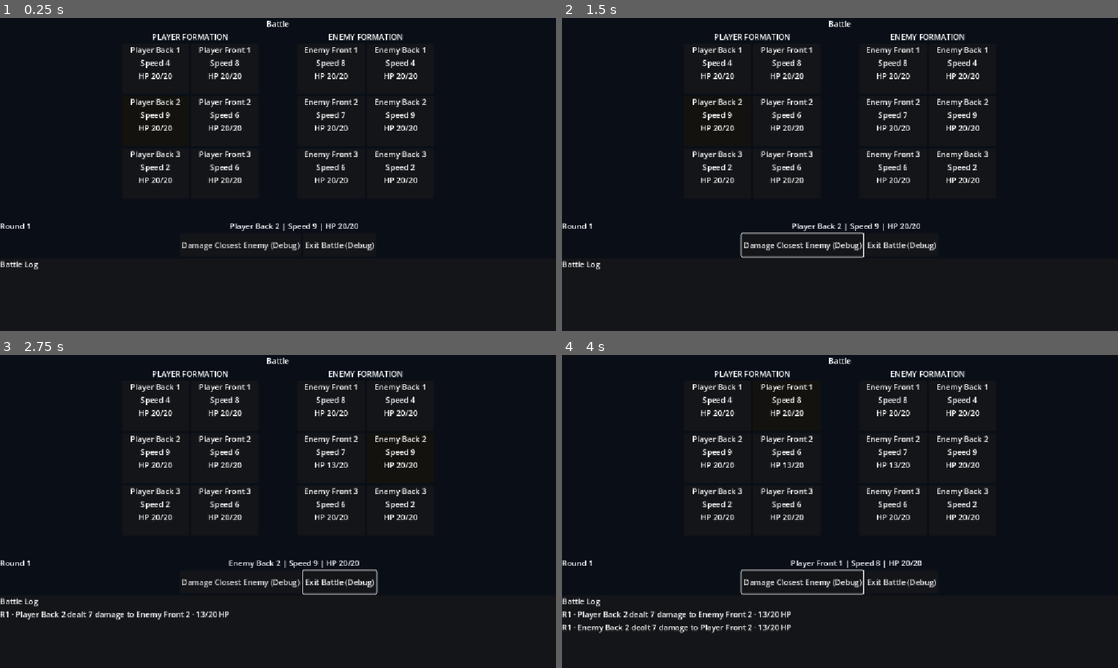
Above: before the commit, frames 1-4 (two rows, left to right).
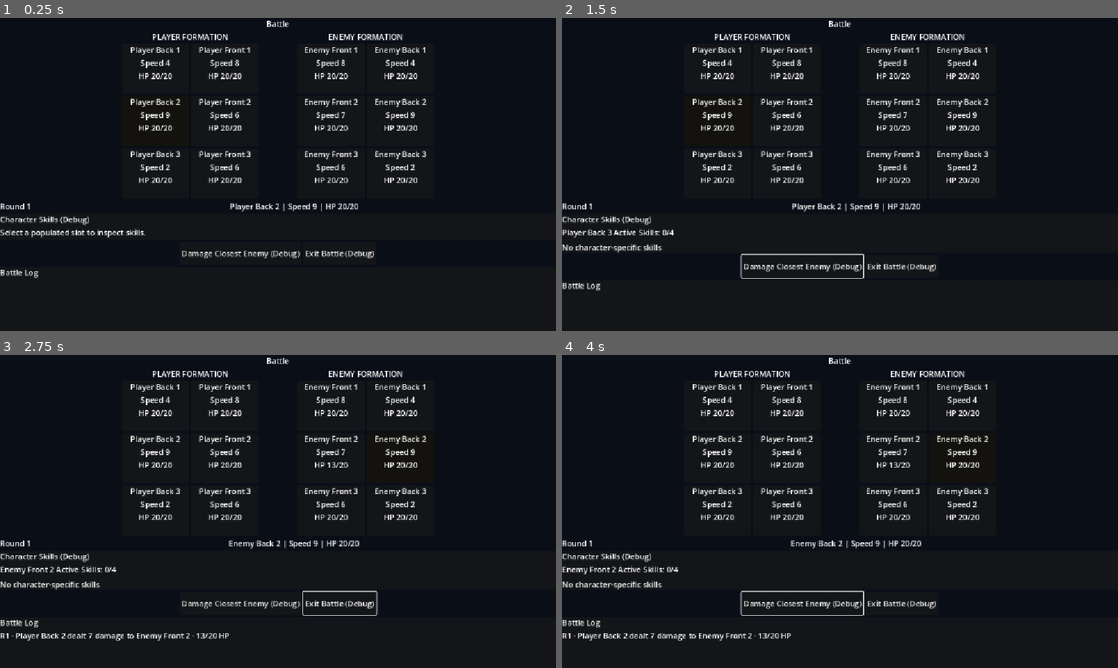
Above: after the commit, the same moments.

Repository: Poostaq/two-dimensional-experiment
Game: Godot game, scene res://Scenes/battle_arena.tscn
The game is run twice, just before and just after one commit, with the same random seed, the same clock (stepped at 60 frames per second) and the same inputs. This scene is started directly instead of the project's main scene.
Inputs (mouse positions are in pixels of both pictures, inside the frame that each line leads up to):
- Up to frame 1 (0.25 s): no input
- Up to frame 2 (1.5 s): tap Enter at 0.5, 0.6 s; move the mouse to (962, 158) at 0.52 s; hold Right 0.53-1.28 s; click (962, 158) at 0.67 s; tap Space at 0.77, 1.25 s; move the mouse to (728, 190) at 1.27 s; hold Down from 1.28 s (still down); tap Tab at 1.35 s; click (728, 190) at 1.42 s
- Up to frame 3 (2.75 s): tap Space at 1.52 s; move the mouse to (333, 442) at 2.02 s; release Down at 2.03 s; hold Right from 2.03 s (still down); tap Shift at 2.1 s; click (333, 442) at 2.17 s
- Up to frame 4 (4 s): move the mouse to (812, 574) at 2.77 s; release Right at 2.78 s; hold Up 2.78-3.53 s; tap Ctrl at 2.85 s; click (812, 574) at 2.92 s; move the mouse to (1006, 558) at 3.52 s; hold Left from 3.53 s (still down); tap Alt at 3.6 s; click (1006, 558) at 3.67 s

The runs differ from the first frame. In frame 1, 2.3% of the frame differs, in the area x 0-68%, y 59-84%; in frame 2, 3.0%; in frame 3, 3.8%; in frame 4, 4.4%, in the area x 0-68%, y 34-92%.

Commit message:
feat: add AC2.6 character skill inspection

Diff:
--- a/Scenes/battle_arena.tscn
+++ b/Scenes/battle_arena.tscn
@@ -455,6 +455,50 @@
 text = "No active units"
 horizontal_alignment = 1
 
+[node name="SkillInspectorPanel" type="PanelContainer" parent="Margin/VBox" unique_id=1884290476]
+unique_name_in_owner = true
+layout_mode = 2
+
+[node name="SkillInspectorContent" type="VBoxContainer" parent="Margin/VBox/SkillInspectorPanel" unique_id=358593966]
+layout_mode = 2
+
+[node name="SkillInspectorTitleLabel" type="Label" parent="Margin/VBox/SkillInspectorPanel/SkillInspectorContent" unique_id=266280407]
+unique_name_in_owner = true
+layout_mode = 2
+text = "Character Skills (Debug)"
+
+[node name="SkillInspectorPromptLabel" type="Label" parent="Margin/VBox/SkillInspectorPanel/SkillInspectorContent" unique_id=1424856640]
+unique_name_in_owner = true
+layout_mode = 2
+text = "Select a populated slot to inspect skills."
+
+[node name="SkillInspectorHeader" type="HBoxContainer" parent="Margin/VBox/SkillInspectorPanel/SkillInspectorContent" unique_id=225424495]
+unique_name_in_owner = true
+visible = false
+layout_mode = 2
+
+[node name="SkillInspectorUnitNameLabel" type="Label" parent="Margin/VBox/SkillInspectorPanel/SkillInspectorContent/SkillInspectorHeader" unique_id=1996365712]
+unique_name_in_owner = true
+layout_mode = 2
+
+[node name="SkillInspectorStatusLabel" type="Label" parent="Margin/VBox/SkillInspectorPanel/SkillInspectorContent/SkillInspectorHeader" unique_id=1013079525]
+unique_name_in_owner = true
+layout_mode = 2
+
+[node name="SkillInspectorCountLabel" type="Label" parent="Margin/VBox/SkillInspectorPanel/SkillInspectorContent/SkillInspectorHeader" unique_id=2035893567]
+unique_name_in_owner = true
+layout_mode = 2
+
+[node name="SkillInspectorSkills" type="VBoxContainer" parent="Margin/VBox/SkillInspectorPanel/SkillInspectorContent" unique_id=1366332709]
+unique_name_in_owner = true
+layout_mode = 2
+
+[node name="SkillInspectorEmptyLabel" type="Label" parent="Margin/VBox/SkillInspectorPanel/SkillInspectorContent" unique_id=943690158]
+unique_name_in_owner = true
+visible = false
+layout_mode = 2
+text = "No character-specific skills"
+
 [node name="BattleResultPanel" type="PanelContainer" parent="Margin/VBox" unique_id=1316659299]
 unique_name_in_owner = true
 visible = false
--- a/Scripts/Battle/battle_arena.gd
+++ b/Scripts/Battle/battle_arena.gd
@@ -31,6 +31,13 @@
 @onready var _reward_empty_state_label: Label = %RewardEmptyStateLabel
 @onready var _reward_description_label: Label = %RewardDescriptionLabel
 @onready var _confirm_reward_button: Button = %ConfirmRewardButton
+@onready var _skill_inspector_prompt_label: Label = %SkillInspectorPromptLabel
+@onready var _skill_inspector_header: HBoxContainer = %SkillInspectorHeader
+@onready var _skill_inspector_unit_name_label: Label = %SkillInspectorUnitNameLabel
+@onready var _skill_inspector_status_label: Label = %SkillInspectorStatusLabel
+@onready var _skill_inspector_count_label: Label = %SkillInspectorCountLabel
+@onready var _skill_inspector_skills: VBoxContainer = %SkillInspectorSkills
+@onready var _skill_inspector_empty_label: Label = %SkillInspectorEmptyLabel
 
 var encounter_coordinate: Vector2i = Vector2i.ZERO
 var encounter_type: String = ""
@@ -48,6 +55,7 @@
 var _reward_options: Array[BattleRewardOption] = []
 var _selected_reward: BattleRewardOption
 var _reward_confirmation_latched: bool = false
+var _inspected_unit_id: StringName = &""
 
 
 func _ready() -> void:
@@ -78,6 +86,7 @@
 
 func configure_units(units: Array[BattleUnitState]) -> void:
 	_clear_reward_ui()
+	_clear_skill_inspector()
 	_feedback_generation += 1
 	_action_in_progress = false
 	_hovered_log_index = -1
@@ -149,6 +158,19 @@
 	exit_requested.emit()
 
 
+func get_inspected_unit_id() -> StringName:
+	return _inspected_unit_id
+
+
+func inspect_unit(unit_id: StringName) -> void:
+	var unit := get_unit_by_id(unit_id)
+	if not is_instance_valid(unit):
+		_clear_skill_inspector()
+		return
+	_inspected_unit_id = unit.unit_id
+	_refresh_skill_inspector()
+
+
 func get_unit_by_id(unit_id: StringName) -> BattleUnitState:
 	for unit: BattleUnitState in _units:
 		if is_instance_valid(unit) and unit.unit_id == unit_id:
@@ -225,19 +247,26 @@
 
 func _create_debug_units() -> Array[BattleUnitState]:
 	return [
-		BattleUnitState.new(&"player_0", "Player Front 1", BattleUnitState.Side.PLAYER, 0, 8),
+		BattleUnitState.new(&"player_0", "Player Front 1", BattleUnitState.Side.PLAYER, 0, 8, 20, _skill_roster([CharacterSkill.new(&"shield_bash", "Shield Bash", CharacterSkill.Kind.ACTIVE), CharacterSkill.new(&"frontline_guard", "Frontline Guard", CharacterSkill.Kind.PASSIVE)])),
 		BattleUnitState.new(&"player_1", "Player Front 2", BattleUnitState.Side.PLAYER, 1, 6),
-		BattleUnitState.new(&"player_2", "Player Front 3", BattleUnitState.Side.PLAYER, 2, 6),
+		BattleUnitState.new(&"player_2", "Player Front 3", BattleUnitState.Side.PLAYER, 2, 6, 20, _skill_roster([CharacterSkill.new(&"quick_step", "Quick Step", CharacterSkill.Kind.ACTIVE)])),
 		BattleUnitState.new(&"player_3", "Player Back 1", BattleUnitState.Side.PLAYER, 3, 4),
-		BattleUnitState.new(&"player_4", "Player Back 2", BattleUnitState.Side.PLAYER, 4, 9),
+		BattleUnitState.new(&"player_4", "Player Back 2", BattleUnitState.Side.PLAYER, 4, 9, 20, _skill_roster([CharacterSkill.new(&"quick_strike", "Quick Strike", CharacterSkill.Kind.ACTIVE), CharacterSkill.new(&"rally", "Rally", CharacterSkill.Kind.ACTIVE), CharacterSkill.new(&"evasion", "Evasion", CharacterSkill.Kind.PASSIVE), CharacterSkill.new(&"momentum", "Momentum", CharacterSkill.Kind.PASSIVE)])),
 		BattleUnitState.new(&"player_5", "Player Back 3", BattleUnitState.Side.PLAYER, 5, 2),
-		BattleUnitState.new(&"enemy_0", "Enemy Front 1", BattleUnitState.Side.ENEMY, 0, 8),
+		BattleUnitState.new(&"enemy_0", "Enemy Front 1", BattleUnitState.Side.ENEMY, 0, 8, 20, _skill_roster([CharacterSkill.new(&"savage_blow", "Savage Blow", CharacterSkill.Kind.ACTIVE), CharacterSkill.new(&"blood_scent", "Blood Scent", CharacterSkill.Kind.PASSIVE)])),
 		BattleUnitState.new(&"enemy_1", "Enemy Front 2", BattleUnitState.Side.ENEMY, 1, 7),
-		BattleUnitState.new(&"enemy_2", "Enemy Front 3", BattleUnitState.Side.ENEMY, 2, 6),
+		BattleUnitState.new(&"enemy_2", "Enemy Front 3", BattleUnitState.Side.ENEMY, 2, 6, 20, _skill_roster([CharacterSkill.new(&"brace", "Brace", CharacterSkill.Kind.PASSIVE)])),
 		BattleUnitState.new(&"enemy_3", "Enemy Back 1", BattleUnitState.Side.ENEMY, 3, 4),
-		BattleUnitState.new(&"enemy_4", "Enemy Back 2", BattleUnitState.Side.ENEMY, 4, 9),
+		BattleUnitState.new(&"enemy_4", "Enemy Back 2", BattleUnitState.Side.ENEMY, 4, 9, 20, _skill_roster([CharacterSkill.new(&"shadow_lunge", "Shadow Lunge", CharacterSkill.Kind.ACTIVE)])),
 		BattleUnitState.new(&"enemy_5", "Enemy Back 3", BattleUnitState.Side.ENEMY, 5, 2),
 	]
+
+
+func _skill_roster(values: Array) -> Array[CharacterSkill]:
+	var roster: Array[CharacterSkill] = []
+	for value: Variant in values:
+		roster.append(value as CharacterSkill)
+	return roster
 
 
 func _complete_battle(outcome: BattleOutcome.Type) -> void:
@@ -334,6 +363,20 @@
 		slot.set_meta("slot_index", slot_index)
 		slot.set_meta("is_current_unit", false)
 		slot.set_meta("highlight_role", &"neutral")
+		slot.set_meta("unit_id", &"")
+		var input_callable := Callable(self, "_on_slot_gui_input").bind(slot)
+		if not slot.gui_input.is_connected(input_callable):
+			slot.gui_input.connect(input_callable)
+
+
+func _on_slot_gui_input(event: InputEvent, slot: Control) -> void:
+	var click := event as InputEventMouseButton
+	if click == null or click.button_index != MOUSE_BUTTON_LEFT or not click.pressed:
+		return
+	var unit_id := slot.get_meta("unit_id", &"") as StringName
+	if unit_id.is_empty():
+		return
+	inspect_unit(unit_id)
 
 
 func _refresh_context() -> void:
@@ -346,6 +389,7 @@
 func _refresh_turn_ui() -> void:
 	_round_label.text = "Round %d" % round_number
 	_render_units()
+	_refresh_skill_inspector()
 	_refresh_result_ui()
 	if is_battle_complete():
 		_current_unit_label.text = BattleOutcome.get_display_text(_battle_outcome)
@@ -383,12 +427,14 @@
 		name_label.text = "Unoccupied"
 		speed_label.text = "Speed —"
 		health_label.text = "HP —"
+		slot.set_meta("unit_id", &"")
 	for unit: BattleUnitState in _units:
 		if not is_instance_valid(unit):
 			continue
 		var slot := _get_slot_for_unit(unit)
 		if not is_instance_valid(slot):
 			continue
+		slot.set_meta("unit_id", unit.unit_id)
 		var name_label := slot.get_node("UnitInfo/UnitNameLabel") as Label
 		var speed_label := slot.get_node("UnitInfo/SpeedLabel") as Label
 		var health_label := slot.get_node("UnitInfo/HealthLabel") as Label
@@ -399,6 +445,43 @@
 			if unit.is_active()
 			else "Defeated — HP 0/%d" % unit.max_hp
 		)
+
+
+func _refresh_skill_inspector() -> void:
+	var unit := get_unit_by_id(_inspected_unit_id)
+	if not is_instance_valid(unit):
+		_clear_skill_inspector()
+		return
+	_clear_skill_rows()
+	_skill_inspector_prompt_label.visible = false
+	_skill_inspector_header.visible = true
+	_skill_inspector_unit_name_label.text = unit.display_name
+	_skill_inspector_status_label.text = "Active" if unit.is_active() else "Defeated"
+	_skill_inspector_count_label.text = "Skills: %d/%d" % [unit.skills.size(), BattleUnitState.MAX_CHARACTER_SKILLS]
+	_skill_inspector_empty_label.visible = unit.skills.is_empty()
+	for skill: CharacterSkill in unit.skills:
+		var row := Label.new()
+		row.text = "%s — %s" % [skill.display_name, "Active" if skill.kind == CharacterSkill.Kind.ACTIVE else "Passive"]
+		_skill_inspector_skills.add_child(row)
+
+
+func _clear_skill_inspector() -> void:
+	_inspected_unit_id = &""
+	if not is_node_ready():
+		return
+	_clear_skill_rows()
+	_skill_inspector_prompt_label.visible = true
+	_skill_inspector_header.visible = false
+	_skill_inspector_unit_name_label.text = ""
+	_skill_inspector_status_label.text = ""
+	_skill_inspector_count_label.text = ""
+	_skill_inspector_empty_label.visible = false
+
+
+func _clear_skill_rows() -> void:
+	for child: Node in _skill_inspector_skills.get_children():
+		_skill_inspector_skills.remove_child(child)
+		child.queue_free()
 
 
 func _refresh_highlights() -> void:
--- a/Scripts/Battle/battle_unit_state.gd
+++ b/Scripts/Battle/battle_unit_state.gd
@@ -7,6 +7,7 @@
 }
 
 const DEFAULT_MAX_HP := 20
+const MAX_CHARACTER_SKILLS := 4
 
 var unit_id: StringName
 var display_name: String
@@ -15,6 +16,7 @@
 var speed: int
 var max_hp: int
 var current_hp: int
+var skills: Array[CharacterSkill] = []
 
 
 func _init(
@@ -23,7 +25,8 @@
 	unit_side: int,
 	unit_slot_index: int,
 	unit_speed: int,
-	max_hp_value: int = DEFAULT_MAX_HP
+	max_hp_value: int = DEFAULT_MAX_HP,
+	unit_skills: Array[CharacterSkill] = []
 ) -> void:
 	unit_id = id
 	display_name = name
@@ -32,6 +35,25 @@
 	speed = unit_speed
 	max_hp = max_hp_value
 	current_hp = max_hp_value
+	assert(
+		is_valid_skill_roster(unit_skills),
+		"BattleUnitState requires zero to four unique, valid CharacterSkill entries."
+	)
+	skills = unit_skills.duplicate()
+
+
+static func is_valid_skill_roster(candidate: Array) -> bool:
+	if candidate.size() > MAX_CHARACTER_SKILLS:
+		return false
+	var seen_ids: Dictionary = {}
+	for entry: Variant in candidate:
+		if not is_instance_valid(entry) or not entry is CharacterSkill:
+			return false
+		var skill := entry as CharacterSkill
+		if seen_ids.has(skill.skill_id):
+			return false
+		seen_ids[skill.skill_id] = true
+	return true
 
 
 func is_active() -> bool:
--- /dev/null
+++ b/Scripts/Battle/character_skill.gd
@@ -0,0 +1,29 @@
+class_name CharacterSkill
+extends RefCounted
+
+enum Kind {
+	ACTIVE,
+	PASSIVE,
+}
+
+var skill_id: StringName
+var display_name: String
+var kind: Kind
+
+
+func _init(id: StringName, name: String, skill_kind: int) -> void:
+	assert(
+		is_valid_definition(id, name, skill_kind),
+		"CharacterSkill requires non-blank identity and an Active or Passive kind."
+	)
+	skill_id = id
+	display_name = name
+	kind = skill_kind
+
+
+static func is_valid_definition(id: StringName, name: String, skill_kind: int) -> bool:
+	return (
+		not String(id).strip_edges().is_empty()
+		and not name.strip_edges().is_empty()
+		and skill_kind in [Kind.ACTIVE, Kind.PASSIVE]
+	)
--- /dev/null
+++ b/Tests/Battle/test_ac2_6_character_skills.gd
@@ -0,0 +1,221 @@
+class_name Ac2_6CharacterSkillTests
+extends SceneTree
+
+const ARENA_PATH := "res://Scenes/battle_arena.tscn"
+const EXPECTED_TEST_COUNT := 13
+
+var _failures: Array[String] = []
+
+
+func _initialize() -> void:
+	call_deferred("_run")
+
+
+func _run() -> void:
+	_test_active_and_passive_identity()
+	_test_blank_definition_validation()
+	_test_invalid_kind_validation()
+	_test_zero_through_four_skills_are_valid()
+	_test_invalid_roster_elements_are_rejected()
+	_test_duplicate_and_oversized_rosters_are_rejected()
+	_test_roster_is_copied_for_both_sides()
+	await _test_exact_debug_fixtures()
+	await _test_persistent_inspector_scene_contract()
+	await _test_neutral_and_populated_inspection()
+	await _test_zero_skill_and_empty_slot_behavior()
+	await _test_reconfiguration_clears_inspection()
+	await _test_retained_defeat_updates_status()
+	_report()
+	quit(1 if not _failures.is_empty() else 0)
+
+
+func _test_active_and_passive_identity() -> void:
+	var active := CharacterSkill.new(&"shield_bash", "Shield Bash", CharacterSkill.Kind.ACTIVE)
+	var passive := CharacterSkill.new(&"frontline_guard", "Frontline Guard", CharacterSkill.Kind.PASSIVE)
+	_assert(active.skill_id == &"shield_bash" and active.display_name == "Shield Bash"
+		and active.kind == CharacterSkill.Kind.ACTIVE and passive.kind == CharacterSkill.Kind.PASSIVE,
+		"Typed skill identity", "valid definitions must preserve identity and kind")
+
+
+func _test_blank_definition_validation() -> void:
+	_assert(not CharacterSkill.is_valid_definition(&"", "Name", CharacterSkill.Kind.ACTIVE)
+		and not CharacterSkill.is_valid_definition(&" ", "Name", CharacterSkill.Kind.ACTIVE)
+		and not CharacterSkill.is_valid_definition(&"\t", "Name", CharacterSkill.Kind.ACTIVE)
+		and not CharacterSkill.is_valid_definition(&"valid", "", CharacterSkill.Kind.ACTIVE)
+		and not CharacterSkill.is_valid_definition(&"valid", " ", CharacterSkill.Kind.ACTIVE)
+		and not CharacterSkill.is_valid_definition(&"valid", "\t", CharacterSkill.Kind.ACTIVE),
+		"Blank definitions are invalid", "empty and whitespace-only values must be rejected")
+
+
+func _test_invalid_kind_validation() -> void:
+	_assert(not CharacterSkill.is_valid_definition(&"valid", "Valid", -1)
+		and not CharacterSkill.is_valid_definition(&"valid", "Valid", 2),
+		"Unknown kinds are invalid", "only Active and Passive are accepted")
+
+
+func _test_zero_through_four_skills_are_valid() -> void:
+	var valid := true
+	for count: int in 5:
+		valid = valid and BattleUnitState.is_valid_skill_roster(_skills(count))
+	_assert(valid, "Zero through four skills are valid", "all allowed sizes must pass")
+
+
+func _test_invalid_roster_elements_are_rejected() -> void:
+	var valid_skill := CharacterSkill.new(&"valid", "Valid", CharacterSkill.Kind.ACTIVE)
+	_assert(not BattleUnitState.is_valid_skill_roster([valid_skill, null])
+		and not BattleUnitState.is_valid_skill_roster([valid_skill, "wrong type"]),
+		"Invalid roster elements are rejected", "null and wrong-type entries reject the roster")
+
+
+func _test_duplicate_and_oversized_rosters_are_rejected() -> void:
+	var first := CharacterSkill.new(&"duplicate", "First", CharacterSkill.Kind.ACTIVE)
+	var second := CharacterSkill.new(&"duplicate", "Second", CharacterSkill.Kind.PASSIVE)
+	_assert(not BattleUnitState.is_valid_skill_roster([first, second])
+		and not BattleUnitState.is_valid_skill_roster(_skills(5)),
+		"Duplicate and oversized rosters are rejected", "duplicate IDs and a fifth skill are invalid")
+
+
+func _test_roster_is_copied_for_both_sides() -> void:
+	var source: Array[CharacterSkill] = _skills(2)
+	var player := BattleUnitState.new(&"player", "Player", BattleUnitState.Side.PLAYER, 0, 9, 20, source)
+	var enemy := BattleUnitState.new(&"enemy", "Enemy", BattleUnitState.Side.ENEMY, 0, 8, 20, source)
+	source.clear()
+	_assert(player.skills.size() == 2 and enemy.skills.size() == 2 and player.skills[0] == enemy.skills[0],
+		"Rosters are copied for both sides", "caller mutation must not alter either roster")
+
+
+func _test_exact_debug_fixtures() -> void:
+	var arena := await _instantiate_arena()
+	var expected := {
+		&"player_0": [[&"shield_bash", 0], [&"frontline_guard", 1]], &"player_1": [],
+		&"player_2": [[&"quick_step", 0]], &"player_3": [],
+		&"player_4": [[&"quick_strike", 0], [&"rally", 0], [&"evasion", 1], [&"momentum", 1]], &"player_5": [],
+		&"enemy_0": [[&"savage_blow", 0], [&"blood_scent", 1]], &"enemy_1": [],
+		&"enemy_2": [[&"brace", 1]], &"enemy_3": [], &"enemy_4": [[&"shadow_lunge", 0]], &"enemy_5": [],
+	}
+	var actual: Dictionary = {}
+	for unit_id: StringName in expected:
+		var unit := arena.call("get_unit_by_id", unit_id) as BattleUnitState
+		actual[unit_id] = _skill_signature(unit.skills) if is_instance_valid(unit) else null
+	_assert(actual == expected, "Exact debug fixtures", "all twelve fixture rosters must match")
+	_free_arena(arena)
+
+
+func _test_persistent_inspector_scene_contract() -> void:
+	var arena := await _instantiate_arena()
+	var panel := arena.get_node_or_null("%SkillInspectorPanel")
+	_assert(panel is PanelContainer and panel.owner != null
+		and arena.get_node_or_null("%SkillInspectorPromptLabel") is Label
+		and arena.get_node_or_null("%SkillInspectorUnitNameLabel") is Label
+		and arena.get_node_or_null("%SkillInspectorStatusLabel") is Label
+		and arena.get_node_or_null("%SkillInspectorCountLabel") is Label
+		and arena.get_node_or_null("%SkillInspectorSkills") is VBoxContainer
+		and arena.get_node_or_null("%SkillInspectorEmptyLabel") is Label,
+		"Persistent inspector scene contract", "the exact scene-owned subtree must exist")
+	_free_arena(arena)
+
+
+func _test_neutral_and_populated_inspection() -> void:
+	var arena := await _instantiate_arena()
+	var prompt := arena.get_node_or_null("%SkillInspectorPromptLabel") as Label
+	var neutral: bool = arena.call("get_inspected_unit_id") == &"" and prompt.visible
+	arena.call("inspect_unit", &"player_4")
+	var rows := arena.get_node_or_null("%SkillInspectorSkills") as VBoxContainer
+	var populated := (arena.get_node_or_null("%SkillInspectorUnitNameLabel") as Label).text == "Player Back 2"
+	populated = populated and (arena.get_node_or_null("%SkillInspectorCountLabel") as Label).text == "Skills: 4/4"
+	populated = populated and rows.get_child_count() == 4
+	arena.call("inspect_unit", &"enemy_0")
+	populated = populated and (arena.get_node_or_null("%SkillInspectorUnitNameLabel") as Label).text == "Enemy Front 1"
+	_assert(neutral and populated, "Neutral and populated inspection", "both sides must render from neutral state")
+	_free_arena(arena)
+
+
+func _test_zero_skill_and_empty_slot_behavior() -> void:
+	var arena := await _instantiate_arena()
+	arena.call("inspect_unit", &"player_1")
+	var before: StringName = arena.call("get_inspected_unit_id")
+	var empty_event := InputEventMouseButton.new()
+	empty_event.button_index = MOUSE_BUTTON_LEFT
+	empty_event.pressed = true
+	var empty_slot := (arena.call("get_player_slots") as Array)[0] as Control
+	empty_slot.set_meta("unit_id", &"")
+	arena.call("_on_slot_gui_input", empty_event, empty_slot)
+	_assert(before == &"player_1" and arena.call("get_inspected_unit_id") == before
+		and (arena.get_node_or_null("%SkillInspectorEmptyLabel") as Label).visible,
+		"Zero-skill and empty-slot behavior", "empty state is explicit and empty slots are no-ops")
+	_free_arena(arena)
+
+
+func _test_reconfiguration_clears_inspection() -> void:
+	var arena := await _instantiate_arena()
+	arena.call("inspect_unit", &"player_4")
+	arena.call("configure_units", _typed_units([BattleUnitState.new(&"fresh", "Fresh", BattleUnitState.Side.PLAYER, 0, 9)]))
+	_assert(arena.call("get_inspected_unit_id") == &""
+		and (arena.get_node_or_null("%SkillInspectorPromptLabel") as Label).visible,
+		"Reconfiguration clears inspection", "reused arenas must return to neutral")
+	_free_arena(arena)
+
+
+func _test_retained_defeat_updates_status() -> void:
+	var arena := await _instantiate_arena()
+	var player := BattleUnitState.new(&"player", "Player", BattleUnitState.Side.PLAYER, 0, 9)
+	var enemy_skills: Array[CharacterSkill] = [CharacterSkill.new(&"brace", "Brace", CharacterSkill.Kind.PASSIVE)]
+	var enemy := BattleUnitState.new(&"enemy", "Enemy", BattleUnitState.Side.ENEMY, 0, 8, 20, enemy_skills)
+	enemy.current_hp = 6
+	arena.call("configure_units", _typed_units([player, enemy]))
+	arena.call("inspect_unit", &"enemy")
+	arena.call("perform_debug_damage")
+	_assert(arena.call("get_inspected_unit_id") == &"enemy"
+		and (arena.get_node_or_null("%SkillInspectorStatusLabel") as Label).text == "Defeated"
+		and (arena.get_node_or_null("%SkillInspectorSkills") as VBoxContainer).get_child_count() == 1,
+		"Retained defeat updates status", "defeated retained units keep rows and show Defeated")
+	_free_arena(arena)
+
+
+func _typed_units(values: Array) -> Array[BattleUnitState]:
+	var result: Array[BattleUnitState] = []
+	for value: Variant in values:
+		result.append(value as BattleUnitState)
+	return result
+
+
+func _skills(count: int) -> Array[CharacterSkill]:
+	var result: Array[CharacterSkill] = []
+	for index: int in count:
+		result.append(CharacterSkill.new(StringName("skill_%d" % index), "Skill %d" % index,
+			CharacterSkill.Kind.ACTIVE if index % 2 == 0 else CharacterSkill.Kind.PASSIVE))
+	return result
+
+
+func _skill_signature(skills: Array[CharacterSkill]) -> Array:
+	var result: Array = []
+	for skill: CharacterSkill in skills:
+		result.append([skill.skill_id, int(skill.kind)])
+	return result
+
+
+func _instantiate_arena() -> Control:
+	var packed := load(ARENA_PATH) as PackedScene
+	var arena := packed.instantiate() as Control if packed != null else null
+	if is_instance_valid(arena):
+		root.add_child(arena)
+		await process_frame
+	return arena
+
+
+func _free_arena(arena: Control) -> void:
+	if is_instance_valid(arena):
+		arena.queue_free()
+
+
+func _assert(condition: bool, test_name: String, reason: String) -> void:
+	if not condition:
+		_failures.append("%s - %s" % [test_name, reason])
+
+
+func _report() -> void:
+	if _failures.is_empty():
+		print("AC2.6 character skill tests: PASS (%d/%d)" % [EXPECTED_TEST_COUNT, EXPECTED_TEST_COUNT])
+		return
+	for failure: String in _failures:
+		print("FAILED: %s" % failure)
Not shown, added: Scripts/Battle/character_skill.gd.uid
Not shown, added: Tests/Battle/test_ac2_6_character_skills.gd.uid
